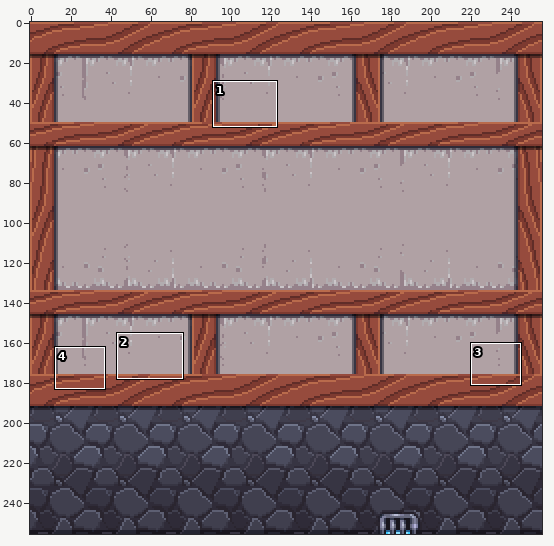
A sprite sheet gets an edit: res/World/World01/Right.png. The first picture is a wide view before the edit; the outline marks the close-up.
Close-up. Earlier state:
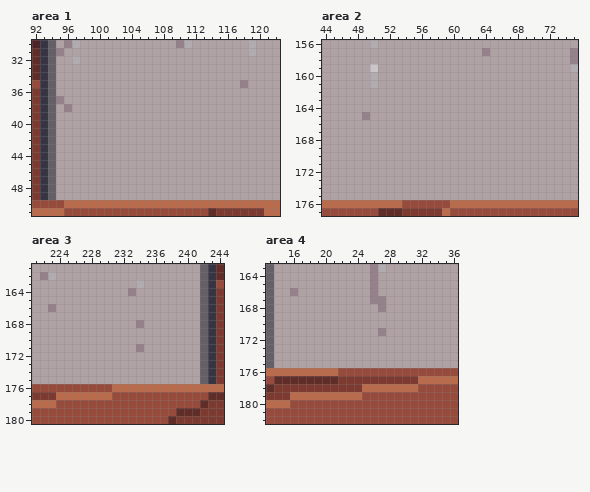
The file is 256x256 pixels. Colours within 5 levels of each other are drawn and written as one. Shown: area 1: x 92..122, y 30..51; area 2: x 44..75, y 156..177; area 3: x 221..244, y 161..180; area 4: x 13..36, y 163..182. The commit also changed other parts of the picture, which this record leaves out.
The result:
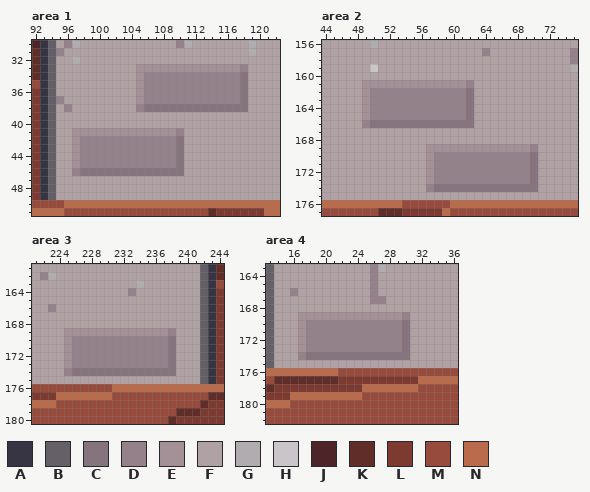
Palette (. is transparent): A #373543  B #655f68  C #85737d  D #95818a  E #a39197  F #b0a1a4  G #b1acaf  H #cac5c8  J #4d2428  K #602d28  L #7d3a30  M #964b3d  N #b96b4c
Diff:
Area 1:
Colour D gives way to colour C in row 35 at x 118.
Colour F gives way to colour C in row 34 at x 118; in rows 36 to 37 at x 118; in row 38 at x 106 to 118; in rows 42 to 45 at x 110; in row 46 at x 98 to 110.
Colour F gives way to colour D in row 33 at x 118; in rows 34 to 37 at x 106 to 117; in row 38 at x 105; in row 41 at x 110; in rows 42 to 45 at x 98 to 109; in row 46 at x 97.
Colour F gives way to colour E in row 33 at x 105 to 117; in rows 34 to 37 at x 105; in row 41 at x 97 to 109; in rows 42 to 45 at x 97.
Area 2:
Colour F gives way to colour C in rows 162 to 165 at x 62; in row 166 at x 50 to 62; in rows 170 to 173 at x 70; in row 174 at x 58 to 70.
Colour F gives way to colour D in row 161 at x 62; in rows 162 to 165 at x 50 to 61; in row 166 at x 49; in row 169 at x 70; in rows 170 to 173 at x 58 to 69; in row 174 at x 57.
Colour D gives way to colour E in row 165 at x 49.
Colour F gives way to colour E in row 161 at x 49 and 51 to 61; in rows 162 to 164 at x 49; in row 169 at x 57 to 69; in rows 170 to 173 at x 57.
Colour G gives way to colour E in row 161 at x 50.
Colour G gives way to colour F in row 160 at x 50.
Area 3:
Colour F gives way to colour C in rows 170 to 173 at x 238; in row 174 at x 226 to 238.
Colour F gives way to colour D in row 169 at x 238; in row 170 at x 226 to 237; in row 171 at x 226 to 233 and 235 to 237; in rows 172 to 173 at x 226 to 237; in row 174 at x 225.
Colour F gives way to colour E in row 169 at x 225 to 237; in rows 170 to 173 at x 225.
Colour D gives way to colour F in row 168 at x 234.
Area 4:
Colour F gives way to colour C in rows 170 to 173 at x 30; in row 174 at x 18 to 30.
Colour F gives way to colour D in row 169 at x 30; in row 170 at x 18 to 29; in row 171 at x 18 to 26 and 28 to 29; in rows 172 to 173 at x 18 to 29; in row 174 at x 17.
Colour F gives way to colour E in row 169 at x 17 to 29; in rows 170 to 173 at x 17.
Colour D gives way to colour F in row 168 at x 27.
